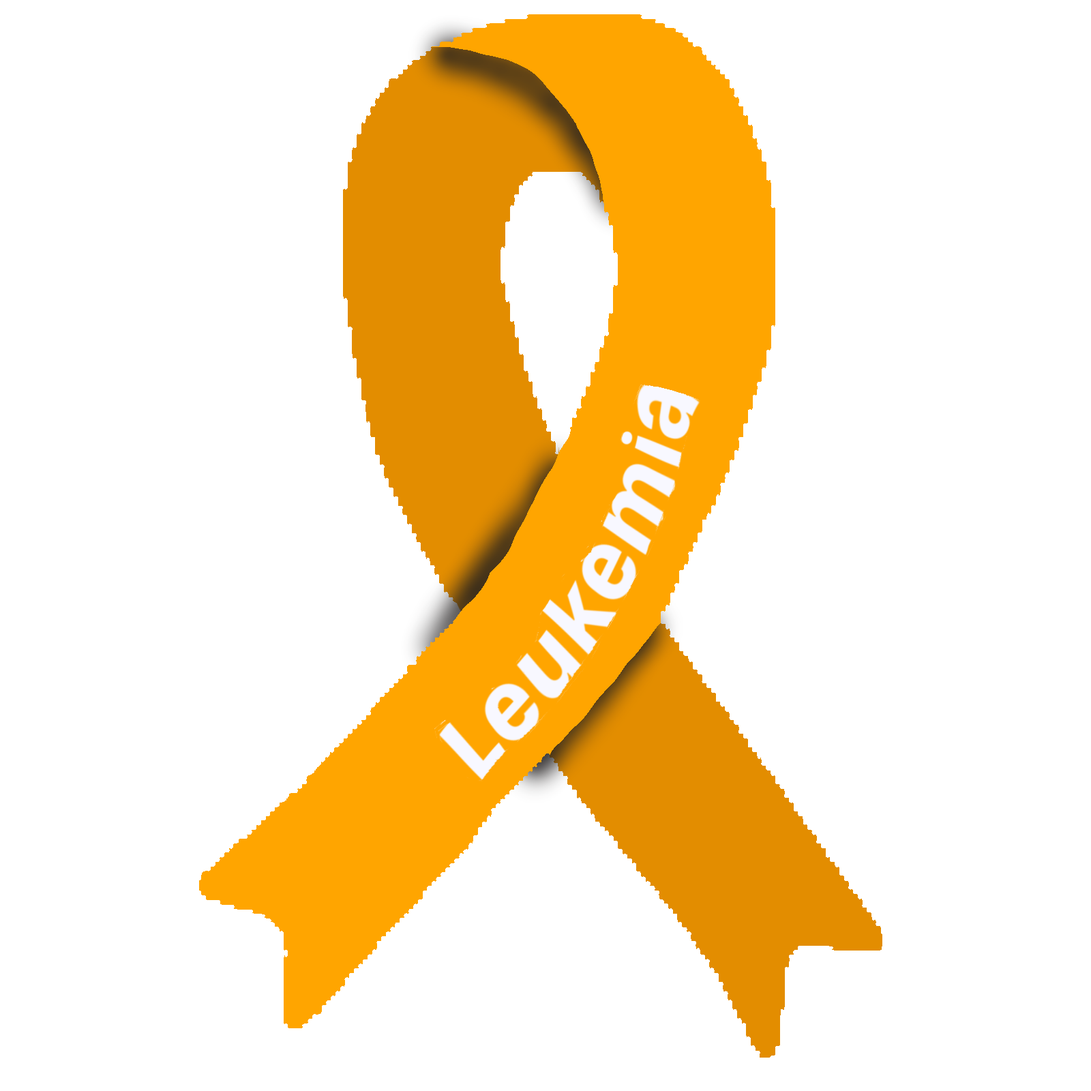
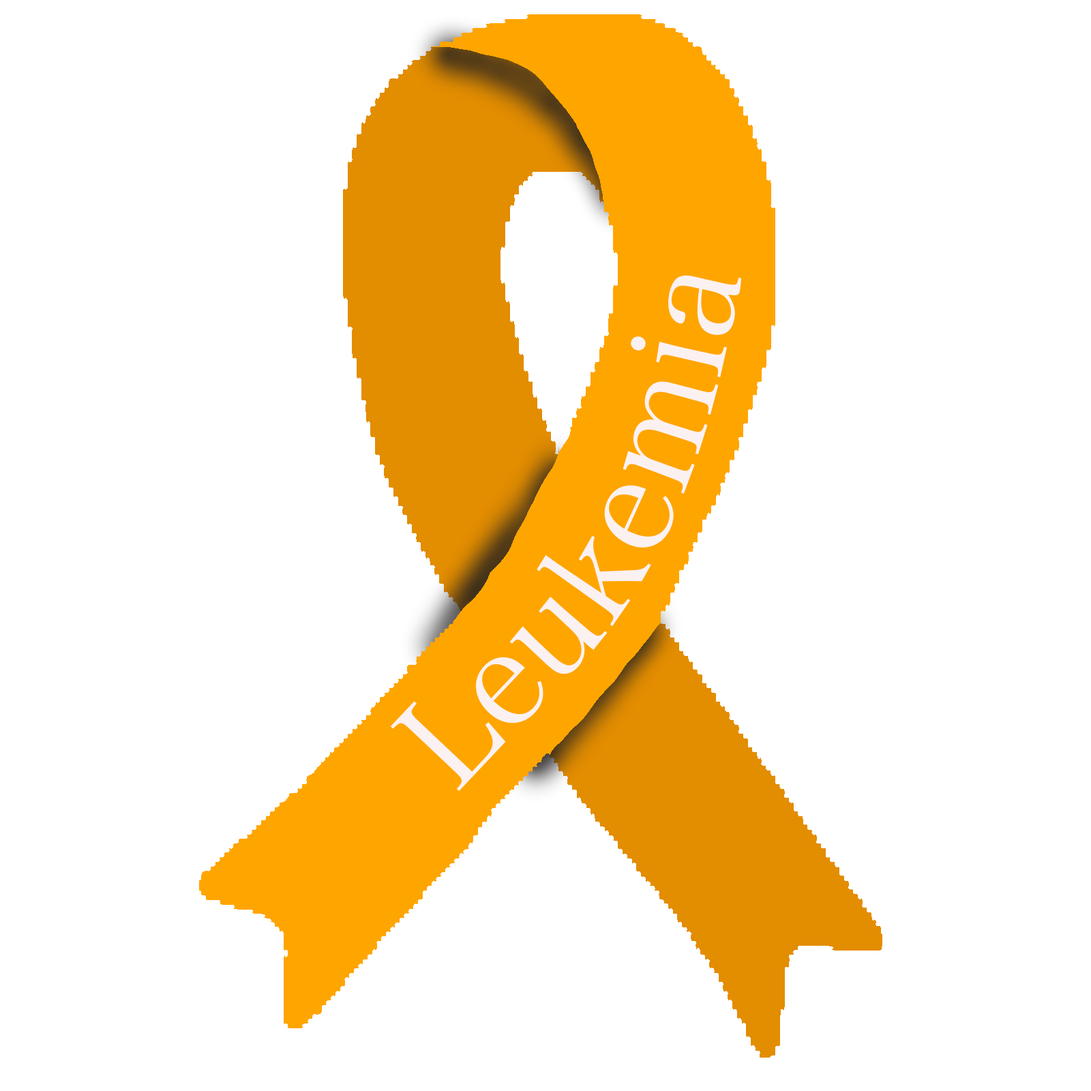
Layer changes from the first 1091px x 1091px image to the second:
added layer "text path" above "Leukemia #1" over (390, 275, 743, 792)
hid "Leukemia" over (433, 384, 702, 782)
